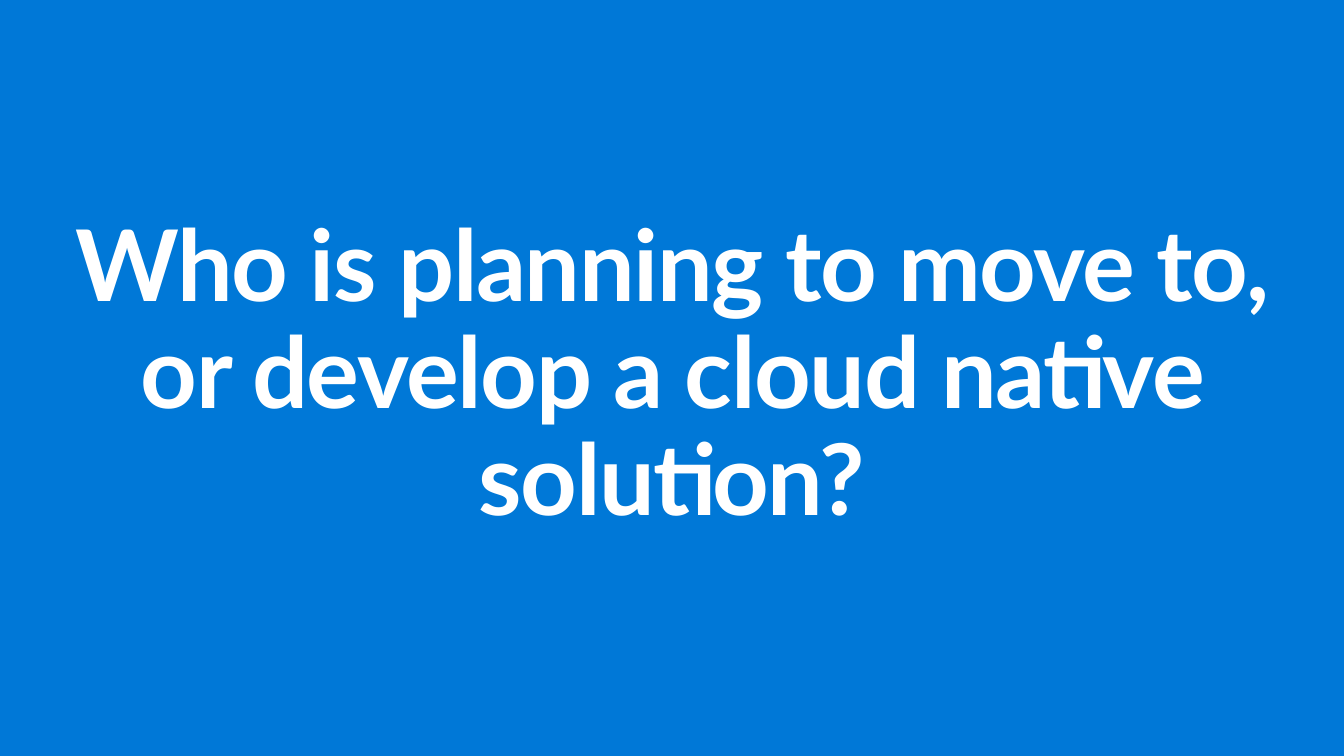
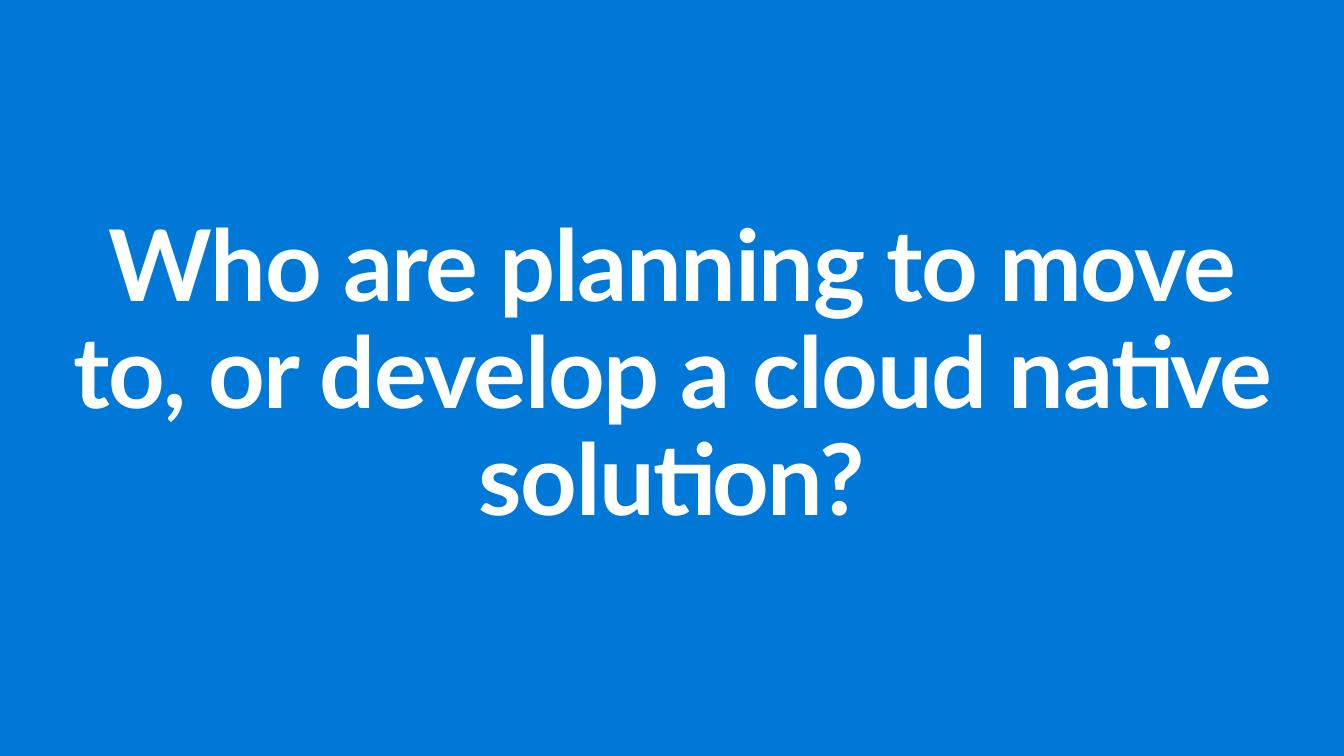
Before and after one commit to ActiveSolution/aiw-cloud-native, a slide deck: slide 17 of AIW Cloud Native.pptx. Drawn at 1344x756 pixels with LibreOffice and Linux fonts; fonts in the diff are those of the drawing. Boxes give left, top, right and bottom in pixels: in the first picture for what was removed or moved away, otherwise in the second. Text is boxed around its words. In the diff, an @@ line names an element or a change of style, - is before the commit and + after.

```diff
--- a/AIW Cloud Native.pptx
+++ b/AIW Cloud Native.pptx
@@ title at box(74, 227, 1272, 516): text changed @@
-Who is planning to move to, or develop a cloud native solution?
+Who are planning to move to, or develop a cloud native solution?
```
Also in this commit, not shown: 4 other slides changed.
